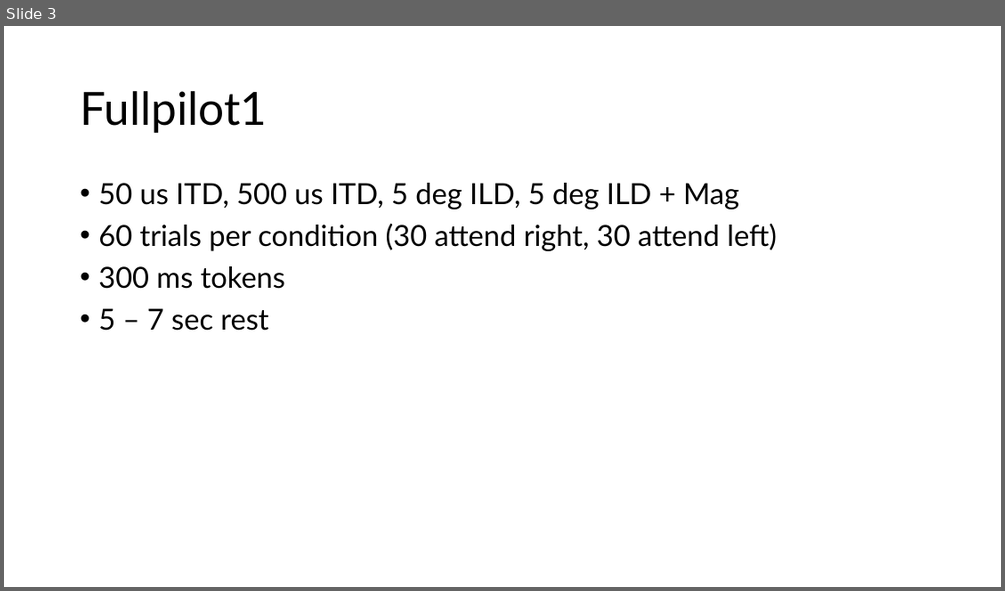
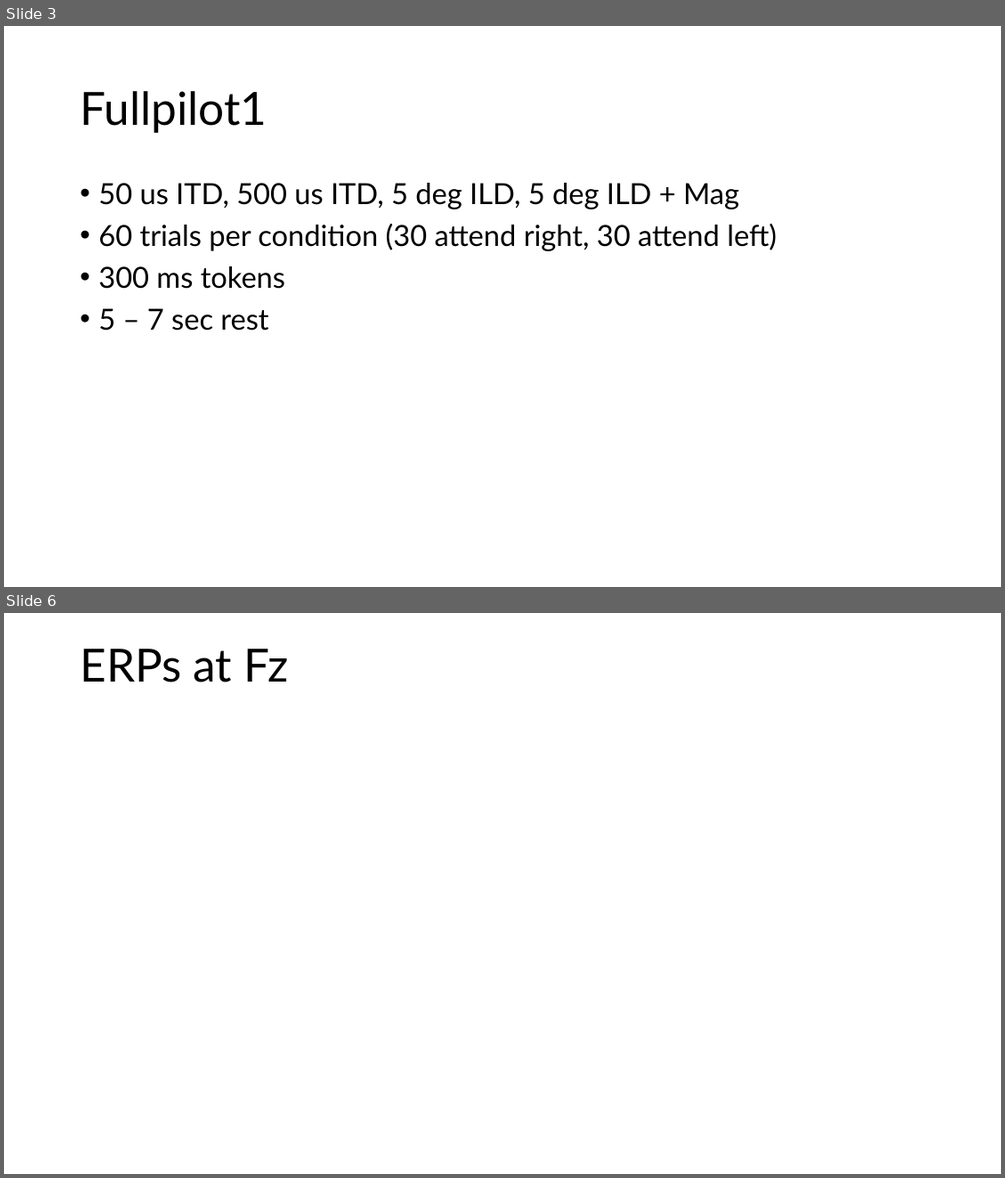
Before and after one commit to brichard28/MILD-Master, a slide deck: mild_master_neuroimaging_pilot.pptx. Shown one above the other, each under a label of ours: slide 3 before the commit, slides 3 and 6 after it; the slides between them are not shown. The pictures are 1005x591 and 1005x1178 pixels, drawn with LibreOffice and Linux fonts; fonts in the diff are those of the drawing; background and template pictures are left out. Boxes give left, top, right and bottom in pixels: in the first picture for what was removed or moved away, otherwise in the second. Text is boxed around its words. In the diff, an @@ line names an element or a change of style, - is before the commit and + after.

```diff
--- a/mild_master_neuroimaging_pilot.pptx
+++ b/mild_master_neuroimaging_pilot.pptx
@@ slide 6 added at <box>4,613,1001,1174</box>, background picture (left out) @@
@@ title added at <box>80,649,288,682</box>, 44 pt, text #000000 @@
+ERPs at Fz
```
Also in this commit, not shown: 7 other slides added, 1 slide removed, 22 other files.
